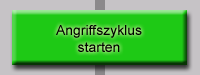
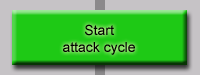
Two versions of the same layered image (200 × 75). Layer-by-layer changes:
renamed "Angriffszyklus starten" to "Start attack cycle", painted on it over [56, 24, 142, 55]
